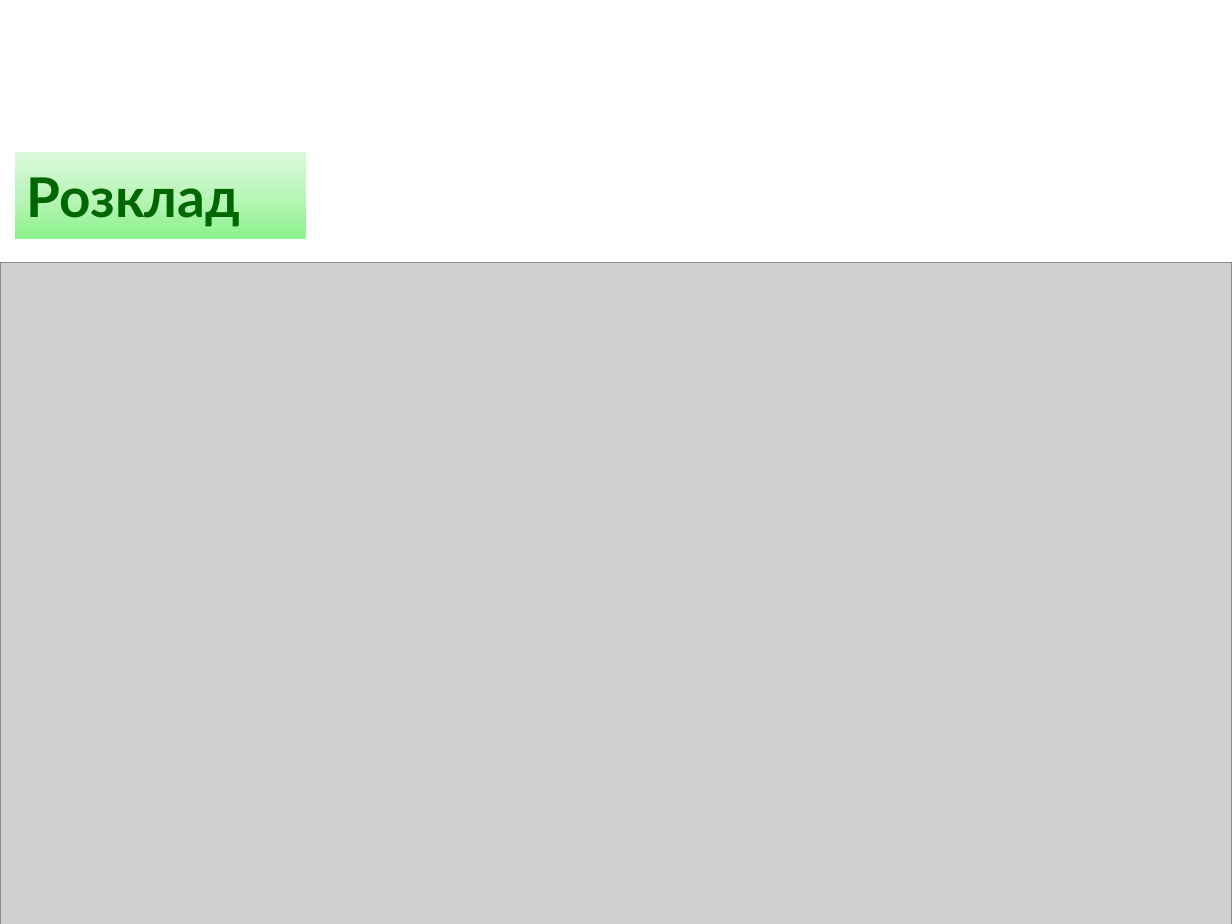
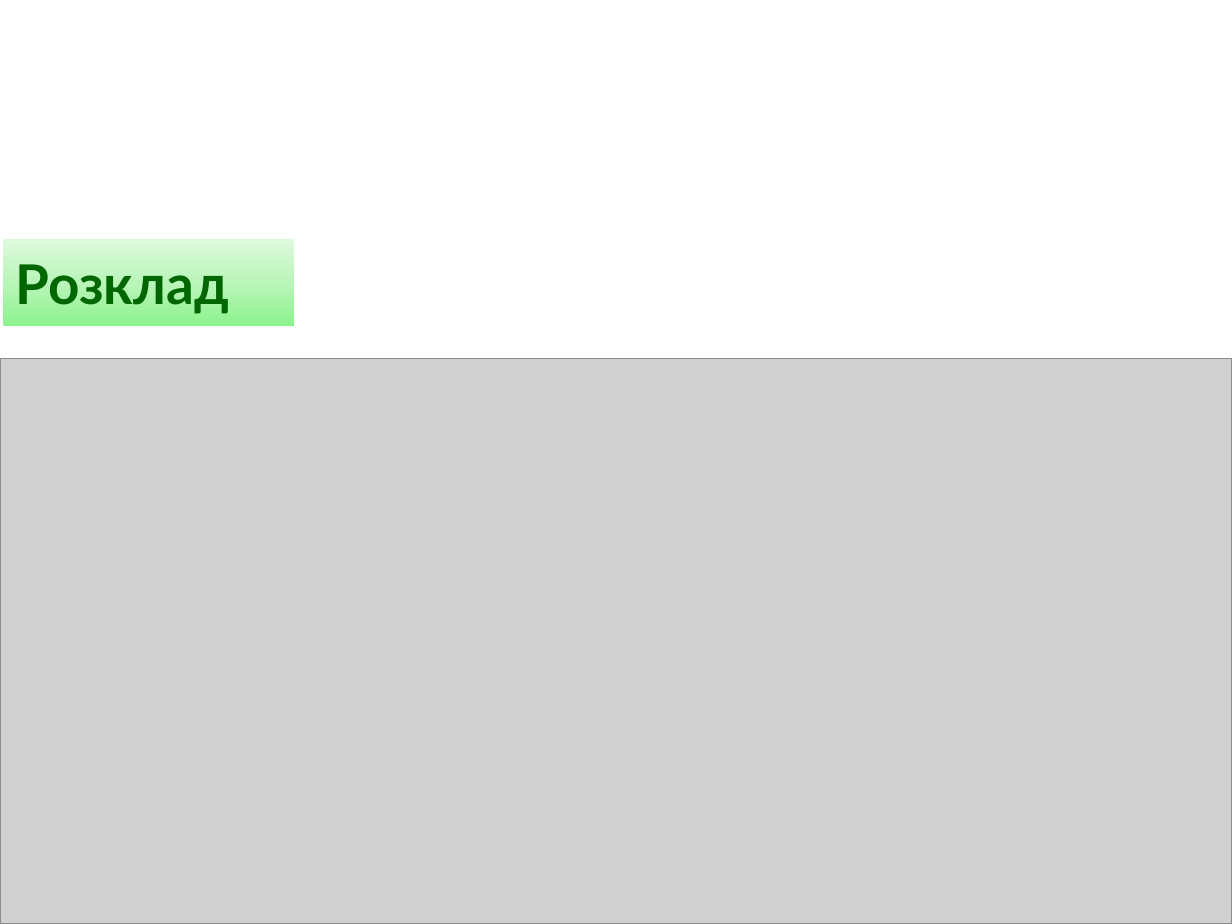
Before and after one commit to l432/NMK, a slide deck: slide 6 of Lecture/Chem/Present/Introduction.pptx (slide 5 before the commit). Drawn at 1232x924 pixels with LibreOffice and Linux fonts; fonts in the diff are those of the drawing; grey boxes stand for pictures; background and template pictures are left out. Boxes give left, top, right and bottom in pixels: in the first picture for what was removed or moved away, otherwise in the second. Text is boxed around its words. In the diff, an @@ line names an element or a change of style, - is before the commit and + after.

```diff
--- a/Lecture/Chem/Present/Introduction.pptx
+++ b/Lecture/Chem/Present/Introduction.pptx
@@ title "Розклад": place and size @@
-title "Розклад" at (15,152,306,239)
+title "Розклад" at (4,239,294,326)
@@ picture: place and size @@
-picture at (0,262,1232,924)
+picture at (0,359,1232,924)
```
Also in this commit, not shown: 3 slides added, 1 slide removed, 1 other file.
